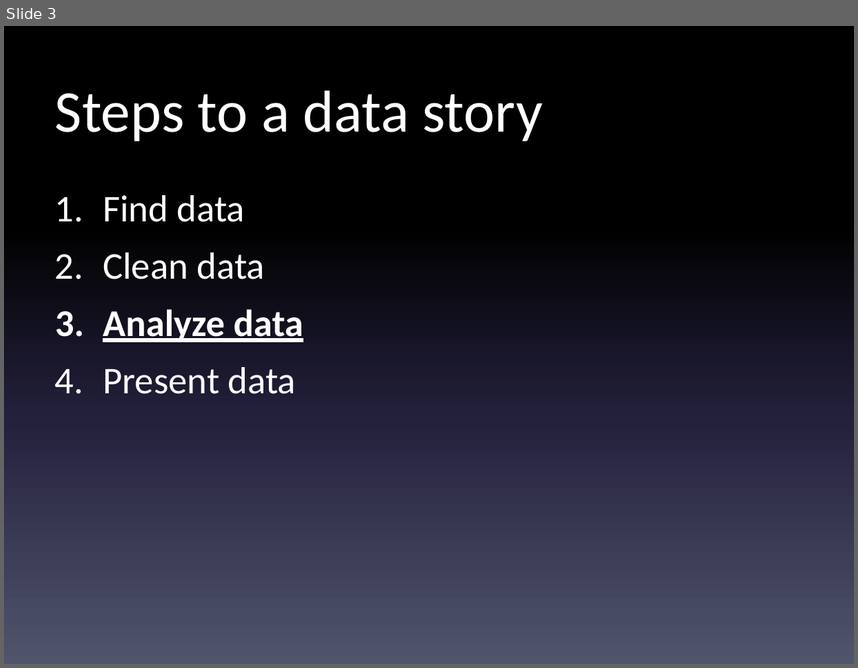
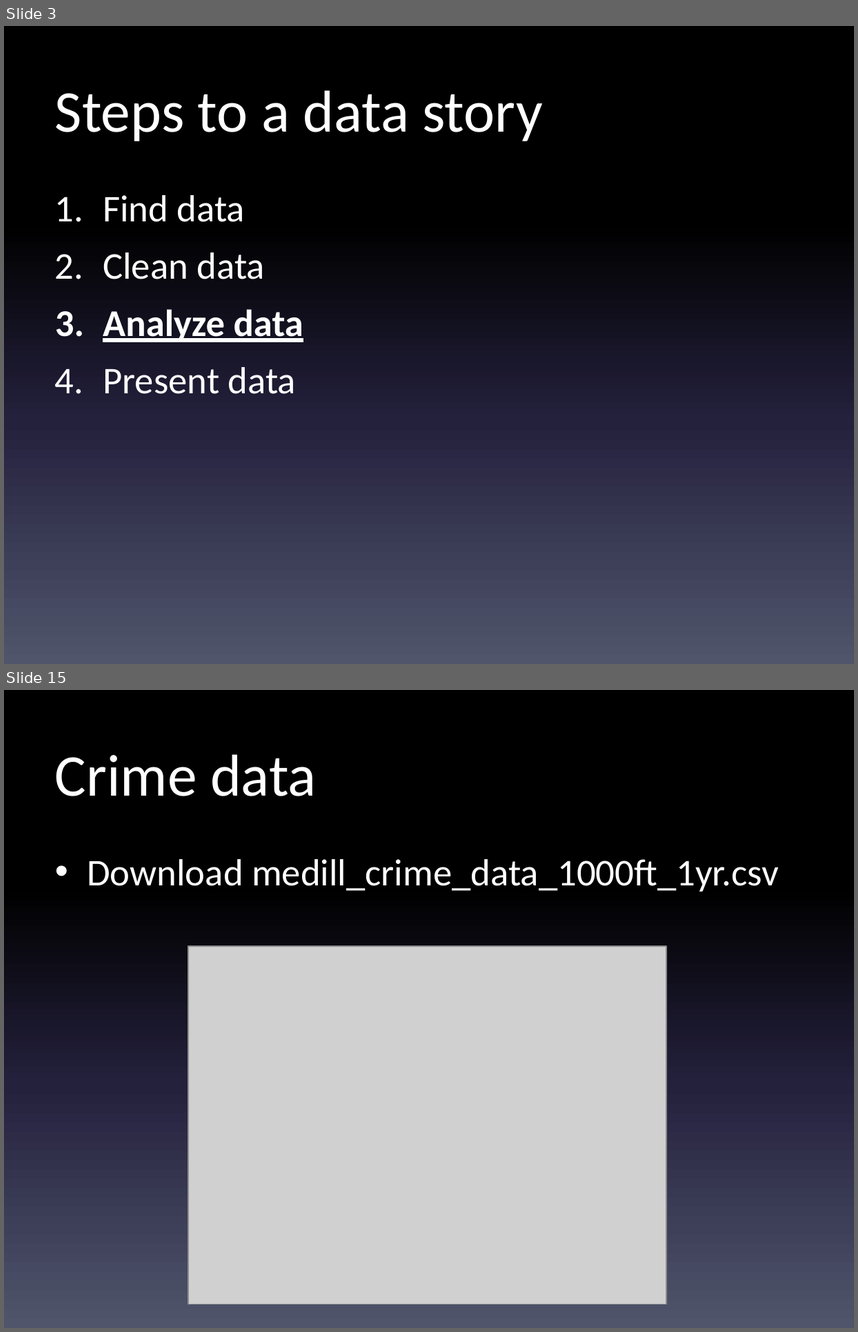
Before and after one commit to shmcminn/digitalframeworks-spring19, a slide deck: class5/digitalframeworks-5.pptx. Shown one above the other, each under a label of ours: slide 3 before the commit, slides 3 and 15 after it; the slides between them are not shown. The pictures are 858x668 and 858x1332 pixels, drawn with LibreOffice and Linux fonts; fonts in the diff are those of the drawing; grey boxes stand for pictures. Boxes give left, top, right and bottom in pixels: in the first picture for what was removed or moved away, otherwise in the second. Text is boxed around its words. In the diff, an @@ line names an element or a change of style, - is before the commit and + after.

```diff
--- a/class5/digitalframeworks-5.pptx
+++ b/class5/digitalframeworks-5.pptx
@@ slide 15 added at [4, 690, 854, 1328], background gradient #000000 to #24213E to #51566D @@
@@ title added at [55, 754, 317, 796], 50 pt, text #FFFFFF @@
+Crime data
@@ text added at [87, 859, 779, 891], 32 pt, text #FFFFFF @@
+• Download medill_crime_data_1000ft_1yr.csv
@@ picture added at [188, 946, 666, 1304] @@
```
Also in this commit, not shown: 1 slide changed, 14 other slides added, 6 other files.
